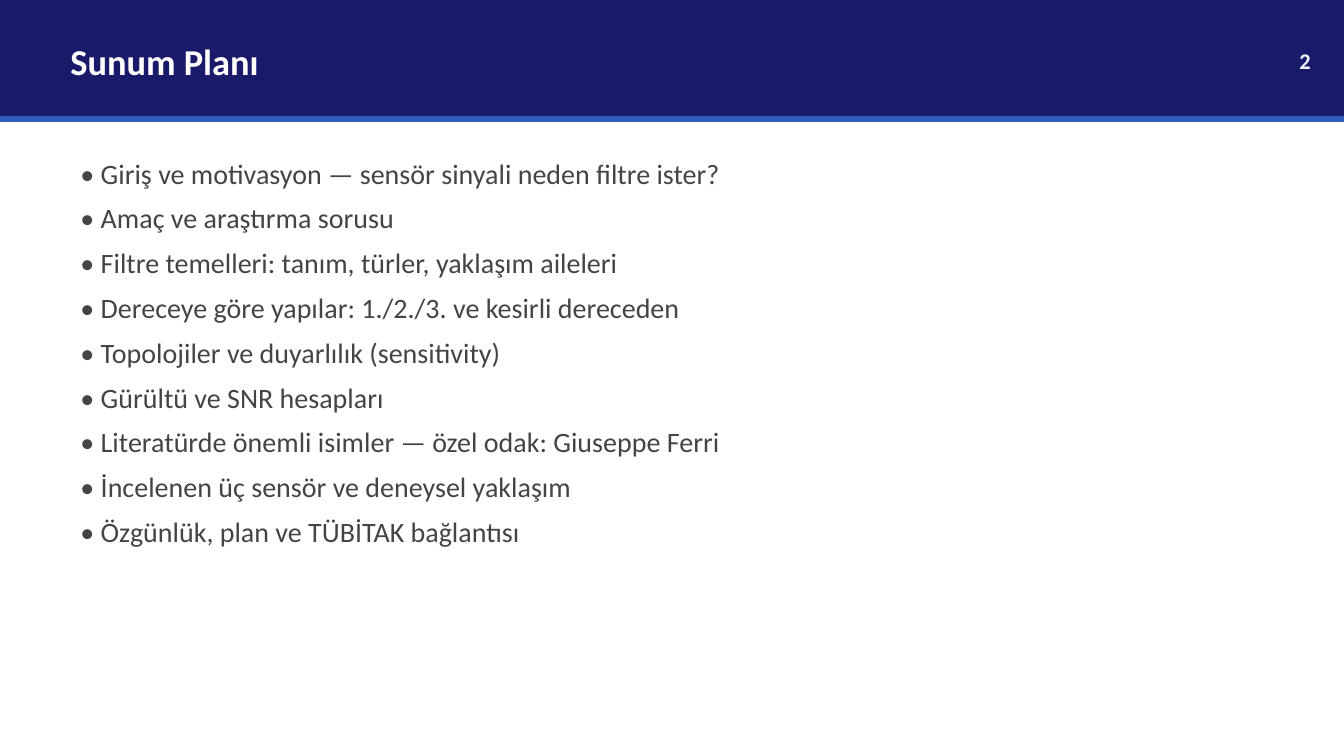
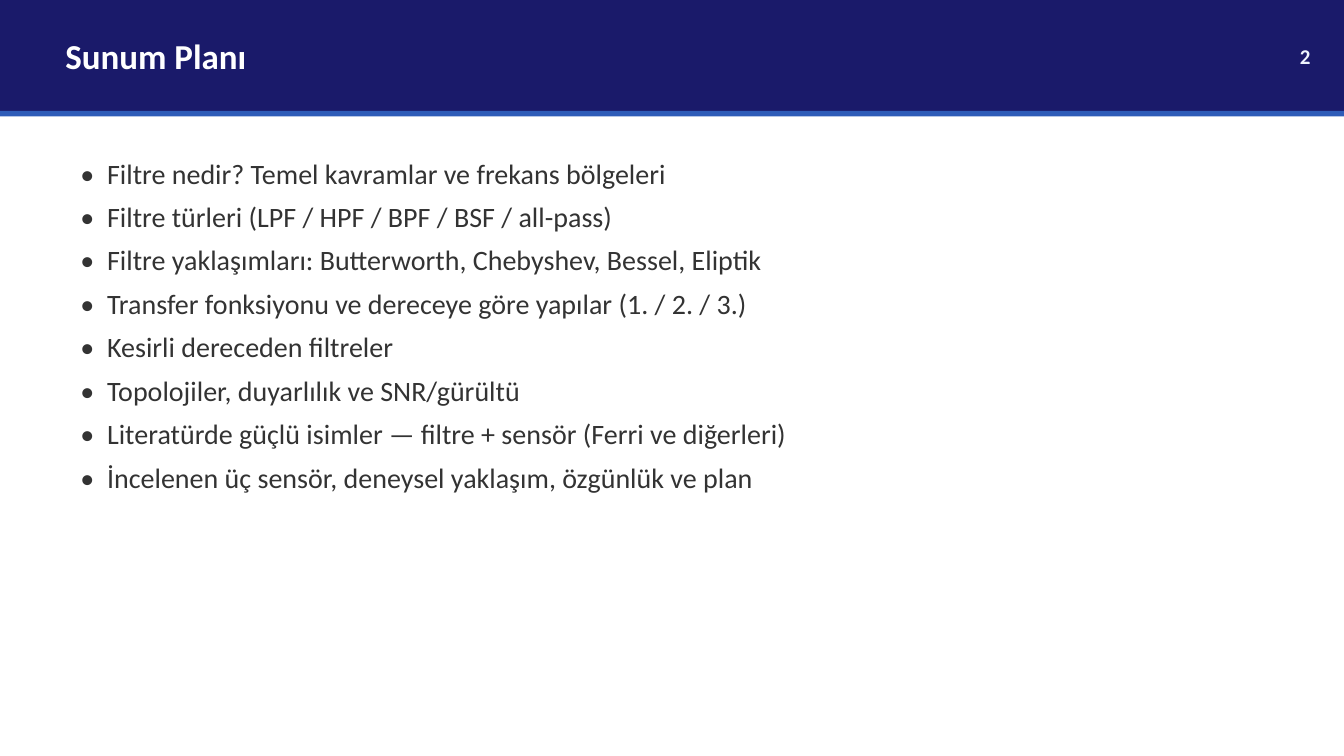
Before and after one commit to selinacr/selin, a slide deck: slide 2 of analog-filtre-tez/EEM537_Sunum_SelinACAR.pptx. Drawn at 1344x756 pixels with LibreOffice and Linux fonts; fonts in the diff are those of the drawing. Boxes give left, top, right and bottom in pixels: in the first picture for what was removed or moved away, otherwise in the second. Text is boxed around its words. In the diff, an @@ line names an element or a change of style, - is before the commit and + after.

```diff
--- a/analog-filtre-tez/EEM537_Sunum_SelinACAR.pptx
+++ b/analog-filtre-tez/EEM537_Sunum_SelinACAR.pptx
@@ rectangle: place and size @@
-rectangle at <box>0,0,1344,116</box>
+rectangle at <box>0,0,1344,111</box>
@@ text "Sunum Planı" at <box>65,44,246,70</box>: size 26 to 25 pt; less space between paragraphs @@
@@ text "2" at <box>1300,50,1311,64</box>: size 16 to 15 pt; less space between paragraphs @@
@@ rectangle: place and size @@
-rectangle at <box>0,116,1344,122</box>
+rectangle at <box>0,111,1344,117</box>
@@ text at <box>107,164,786,493</box>: text changed; text colour #444444 to #333333 @@
-• Giriş ve motivasyon — sensör sinyali neden filtre ister?
-• Amaç ve araştırma sorusu
-• Filtre temelleri: tanım, türler, yaklaşım aileleri
-• Dereceye göre yapılar: 1./2./3. ve kesirli dereceden
-• Topolojiler ve duyarlılık (sensitivity)
-• Gürültü ve SNR hesapları
-• Literatürde önemli isimler — özel odak: Giuseppe Ferri
-• İncelenen üç sensör ve deneysel yaklaşım
-• Özgünlük, plan ve TÜBİTAK bağlantısı
+• Filtre nedir? Temel kavramlar ve frekans bölgeleri
+• Filtre türleri (LPF / HPF / BPF / BSF / all-pass)
+• Filtre yaklaşımları: Butterworth, Chebyshev, Bessel, Eliptik
+• Transfer fonksiyonu ve dereceye göre yapılar (1. / 2. / 3.)
+• Kesirli dereceden filtreler
+• Topolojiler, duyarlılık ve SNR/gürültü
+• Literatürde güçlü isimler — filtre + sensör (Ferri ve diğerleri)
+• İncelenen üç sensör, deneysel yaklaşım, özgünlük ve plan
```
Also in this commit, not shown: 14 other slides changed, 12 slides added, 6 slides removed.
